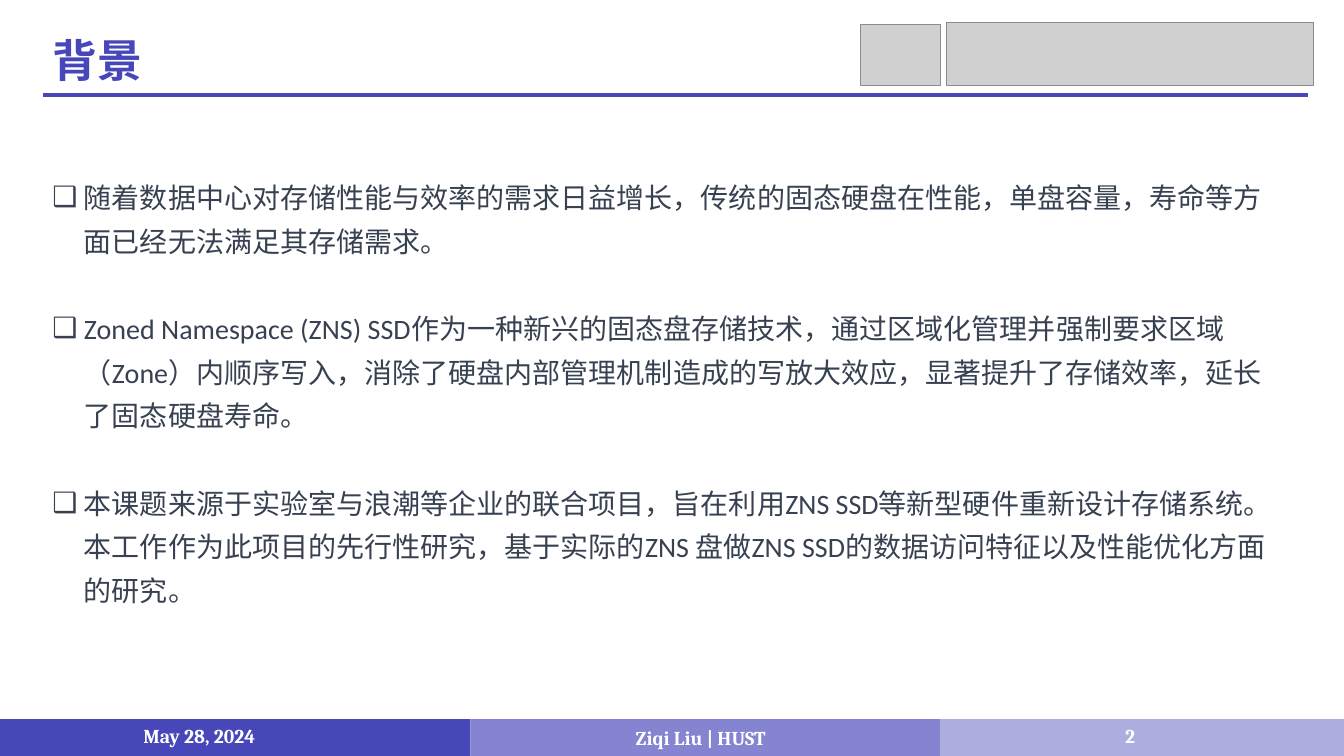
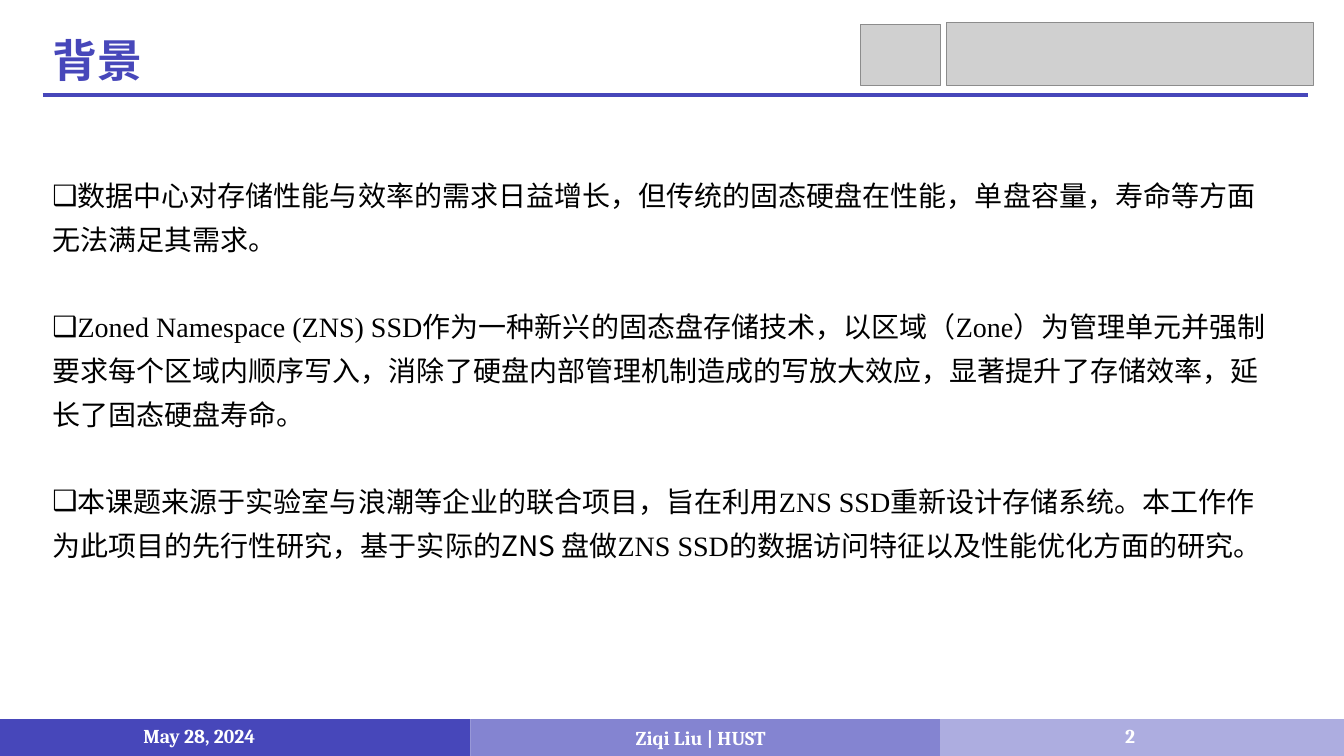
Before and after one commit to LiuziqiOvO/md, a slide deck: slide 2 of 毕设/毕设答辩.pptx. Drawn at 1344x756 pixels with LibreOffice and Linux fonts; fonts in the diff are those of the drawing; grey boxes stand for pictures. Boxes give left, top, right and bottom in pixels: in the first picture for what was removed or moved away, otherwise in the second. Text is boxed around its words. In the diff, an @@ line names an element or a change of style, - is before the commit and + after.

```diff
--- a/毕设/毕设答辩.pptx
+++ b/毕设/毕设答辩.pptx
@@ text at (x1=52, y1=182, x2=1266, y2=559): text changed; font Calibri to Noto Sans CJK SC; text colour #374151 to #000000 @@
-❑ 随着数据中心对存储性能与效率的需求日益增长，传统的固态硬盘在性能，单盘容量，寿命等方面已经无法满足其存储需求。
-❑ Zoned Namespace (ZNS) SSD作为一种新兴的固态盘存储技术，通过区域化管理并强制要求区域（Zone）内顺序写入，消除了硬盘内部管理机制造成的写放大效应，显著提升了存储效率，延长了固态硬盘寿命。
-❑ 本课题来源于实验室与浪潮等企业的联合项目，旨在利用ZNS SSD等新型硬件重新设计存储系统。本工作作为此项目的先行性研究，基于实际的ZNS 盘做ZNS SSD的数据访问特征以及性能优化方面的研究。
+❑ 数据中心对存储性能与效率的需求日益增长，但传统的固态硬盘在性能，单盘容量，寿命等方面无法满足其需求。
+❑ Zoned Namespace (ZNS) SSD作为一种新兴的固态盘存储技术，以区域（Zone）为管理单元并强制要求每个区域内顺序写入，消除了硬盘内部管理机制造成的写放大效应，显著提升了存储效率，延长了固态硬盘寿命。
+❑ 本课题来源于实验室与浪潮等企业的联合项目，旨在利用ZNS SSD重新设计存储系统。本工作作为此项目的先行性研究，基于实际的ZNS 盘做ZNS SSD的数据访问特征以及性能优化方面的研究。
```
Also in this commit, not shown: 8 other slides changed, 2 other files.
